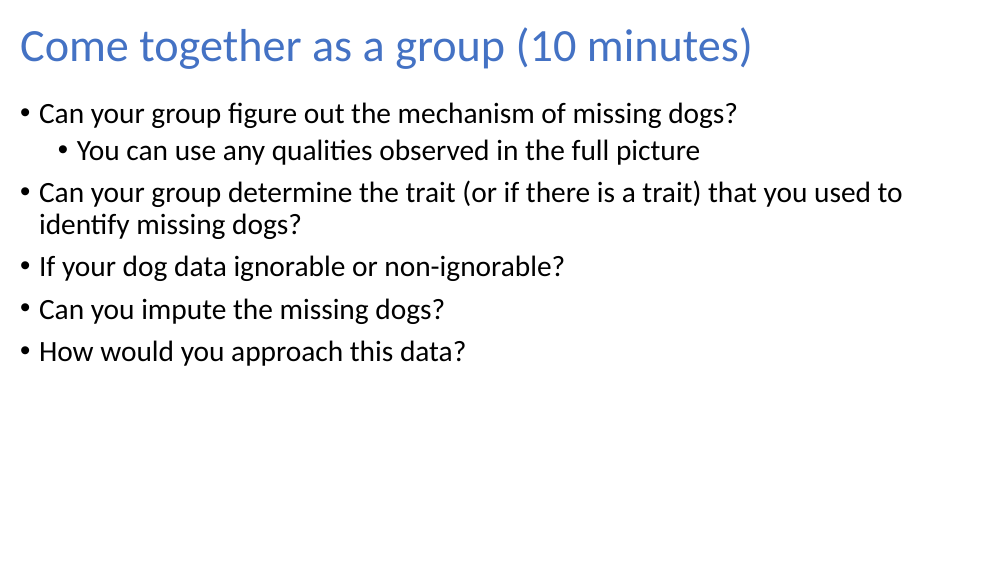
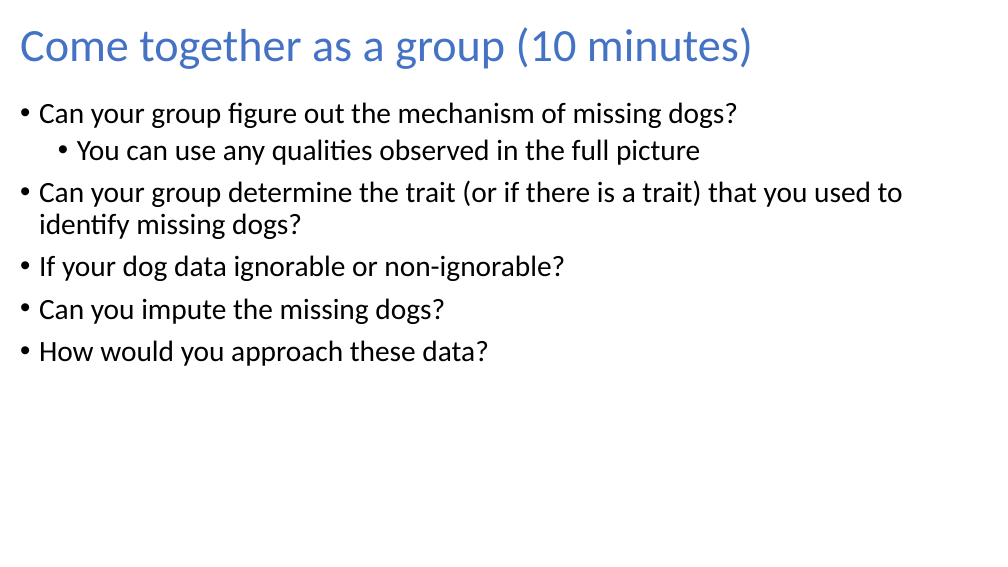
Before and after one commit to nwakim/BSTA_513_S25, a slide deck: slide 5 of docs/lessons/17_Missing_data/17_Activity_dogs.pptx. Drawn at 1008x567 pixels with LibreOffice and Linux fonts; fonts in the diff are those of the drawing. Boxes give left, top, right and bottom in pixels: in the first picture for what was removed or moved away, otherwise in the second. Text is boxed around its words. In the diff, an @@ line names an element or a change of style, - is before the commit and + after.

```diff
--- a/docs/lessons/17_Missing_data/17_Activity_dogs.pptx
+++ b/docs/lessons/17_Missing_data/17_Activity_dogs.pptx
@@ text at bbox=[39, 340, 488, 366]: text changed @@
-• How would you approach this data?
+• How would you approach these data?
```
Also in this commit, not shown: 1 other slide changed, 21 other files.
